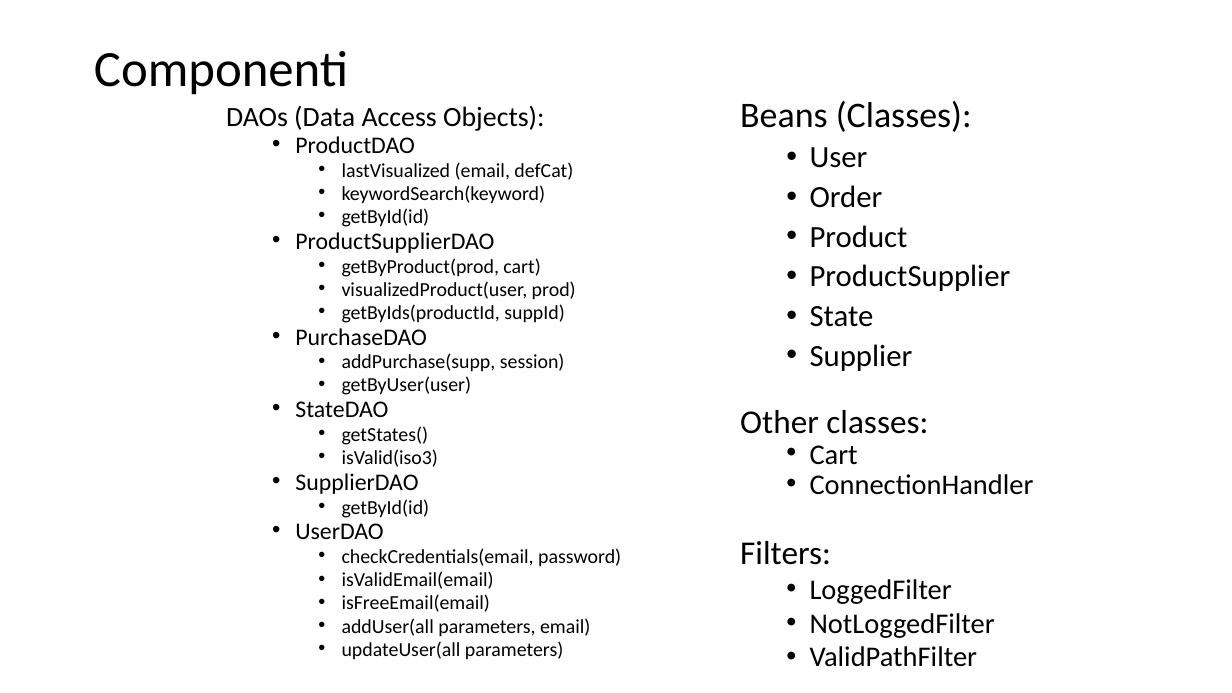
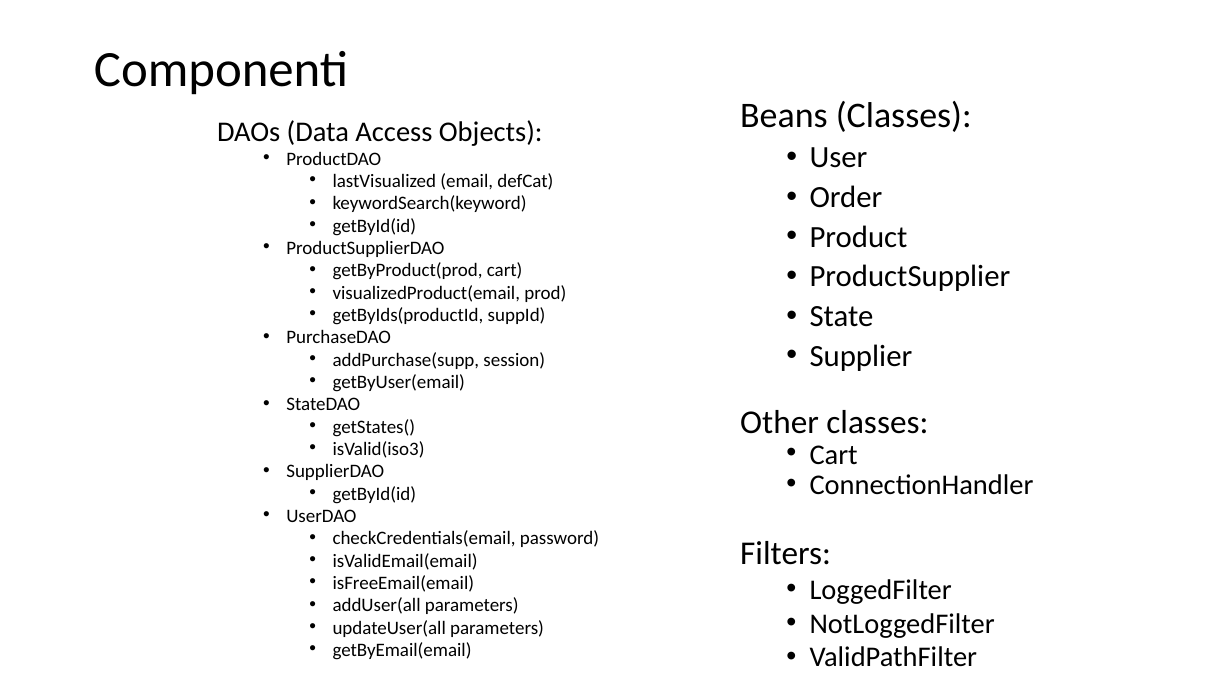
Before and after one commit to NicoleFilippi/Progetto_TIW_Polimi_2023, a slide deck: slide 8 of deliverables/DOCUMENTAZIONE.pptm. Drawn at 1232x693 pixels with LibreOffice and Linux fonts; fonts in the diff are those of the drawing. Boxes give left, top, right and bottom in pixels: in the first picture for what was removed or moved away, otherwise in the second. Text is boxed around its words. In the diff, an @@ line names an element or a change of style, - is before the commit and + after.

```diff
--- a/deliverables/DOCUMENTAZIONE.pptm
+++ b/deliverables/DOCUMENTAZIONE.pptm
@@ text "DAOs (Data Access Objects):": place and size @@
-text "DAOs (Data Access Objects):" at [226,106,621,660]
+text "DAOs (Data Access Objects):" at [217,120,599,660]
@@ text at [217,120,599,637]: size 21.7 to 22.2 pt in "DAOs (Data Access Objects):"; size 18.6 to 14.8 pt in "ProductDAO", "ProductSupplierDAO", "PurchaseDAO", "StateDAO" and 2 more places; size 15.5 to 14.8 pt in "lastVisualized (email, defCat)", "keywordSearch(keyword)", "getById(id)", "getByProduct(prod, cart)" and 9 more places @@
@@ text at [333,285,566,302]: text changed; size 15.5 to 14.8 pt @@
-    • visualizedProduct(user, prod)
+    • visualizedProduct(email, prod)
@@ text at [333,374,465,392]: text changed; size 15.5 to 14.8 pt @@
-    • getByUser(user)
+    • getByUser(email)
@@ text at [333,597,519,614]: text changed; size 15.5 to 14.8 pt @@
-    • addUser(all parameters, email)
+    • addUser(all parameters)
@@ text at [333,642,472,660]: paragraph added @@
+    • getByEmail(email)
```
Also in this commit, not shown: 5 other slides changed, 17 other files.
